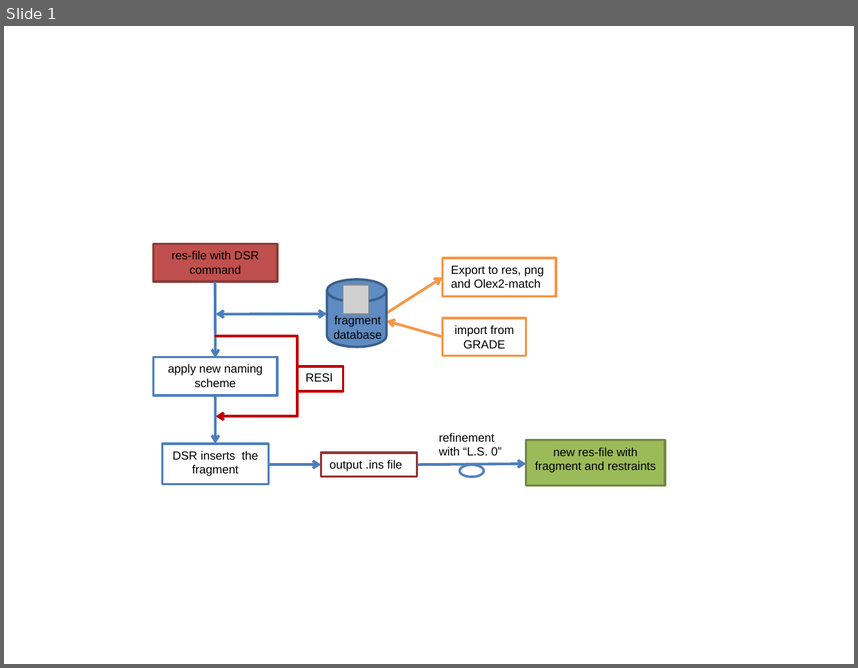
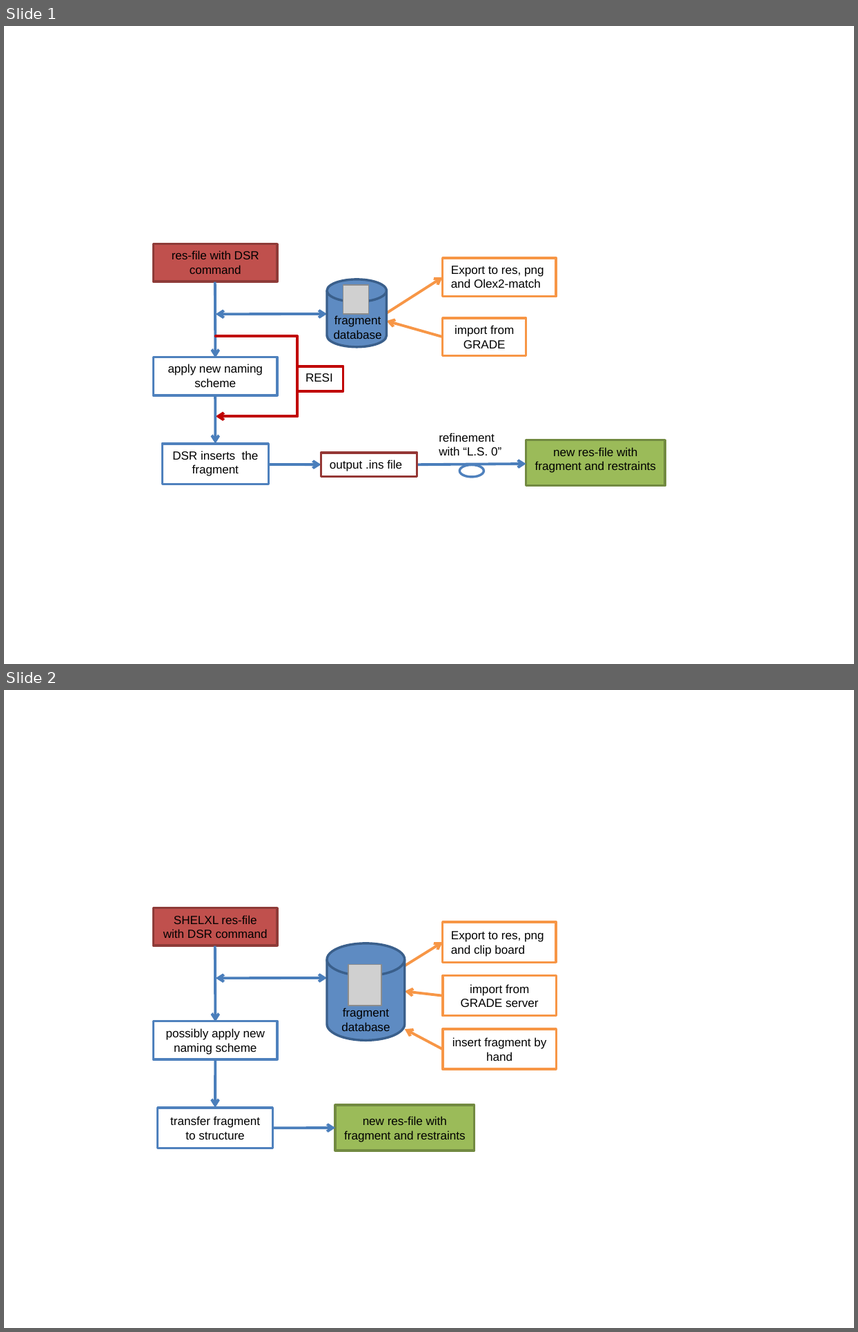
Before and after one commit to dkratzert/DSR, a slide deck: manuals/wokflow.pptx. Shown one above the other, each under a label of ours: slide 1 before the commit, slides 1 and 2 after it. The pictures are 858x668 and 858x1332 pixels, drawn with LibreOffice and Linux fonts; fonts in the diff are those of the drawing; grey boxes stand for pictures. Boxes give left, top, right and bottom in pixels: in the first picture for what was removed or moved away, otherwise in the second. Text is boxed around its words. In the diff, an @@ line names an element or a change of style, - is before the commit and + after.

Commit message:
diagram updated

```diff
--- a/manuals/wokflow.pptx
+++ b/manuals/wokflow.pptx
@@ slide 2 added at (x1=4, y1=690, x2=854, y2=1328), background #FFFFFF @@
@@ rectangle added at (x1=154, y1=907, x2=278, y2=945), fill #C0504D, outline #8E3B39 2 pt, 10 pt, text #000000 @@
+SHELXL res-file with DSR command
@@ rectangle added at (x1=443, y1=922, x2=557, y2=962), outline #F79646 2 pt, 10 pt, text #000000 @@
+Export to res, png and clip board
@@ arrow added from (215, 946) to (216, 1021), #4B7EBC 2.25 pt @@
@@ cylinder added at (x1=327, y1=943, x2=406, y2=1041), fill #5E8BC2, outline #3A5F8C 2 pt @@
@@ arrow added from (386, 977) to (443, 942), #F79646 2.25 pt @@
@@ double arrow added from (216, 978) to (327, 977), #4B7EBC 2.25 pt @@
@@ picture added at (x1=348, y1=964, x2=381, y2=1005) @@
@@ rectangle added at (x1=443, y1=976, x2=557, y2=1016), outline #F79646 2 pt, 10 pt, text #000000 @@
+import from GRADE server
@@ arrow added from (443, 995) to (404, 991), #F79646 2.25 pt @@
@@ rectangle added at (x1=154, y1=1021, x2=278, y2=1059), outline #4F81BD 2 pt, 10 pt, text #000000 @@
+possibly apply new naming scheme
@@ text added at (x1=341, y1=1007, x2=390, y2=1031), 10 pt, text #000000 @@
+fragment database
@@ arrow added from (443, 1049) to (404, 1029), #F79646 2.25 pt @@
@@ rectangle added at (x1=443, y1=1029, x2=557, y2=1069), outline #F79646 2 pt, 10 pt, text #000000 @@
+insert fragment by hand
@@ arrow added from (216, 1059) to (215, 1107), #4B7EBC 2.25 pt @@
@@ rectangle added at (x1=158, y1=1107, x2=272, y2=1148), outline #4F81BD 2 pt, 10 pt, text #000000 @@
+transfer fragment to structure
@@ rectangle added at (x1=335, y1=1105, x2=474, y2=1151), fill #9BBB59, outline #738A42 2 pt, 10 pt, text #000000 @@
+new res-file with fragment and restraints
@@ arrow added from (272, 1127) to (335, 1127), #4B7EBC 2.25 pt @@
```
